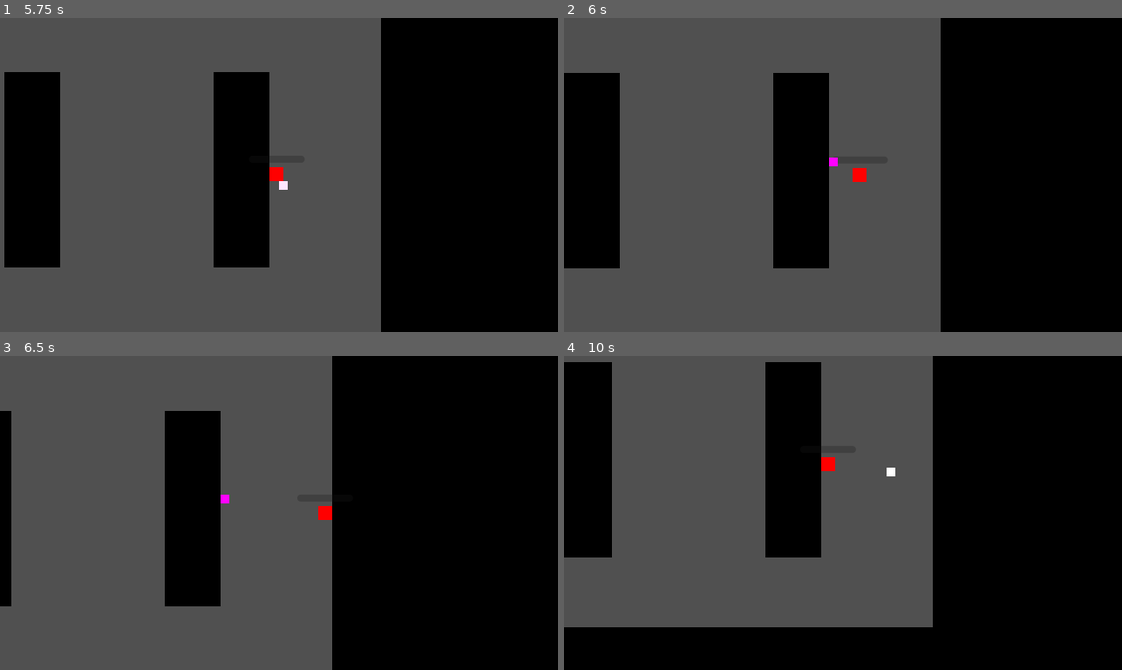
Above: before the commit, frames 1-4 (two rows, left to right).
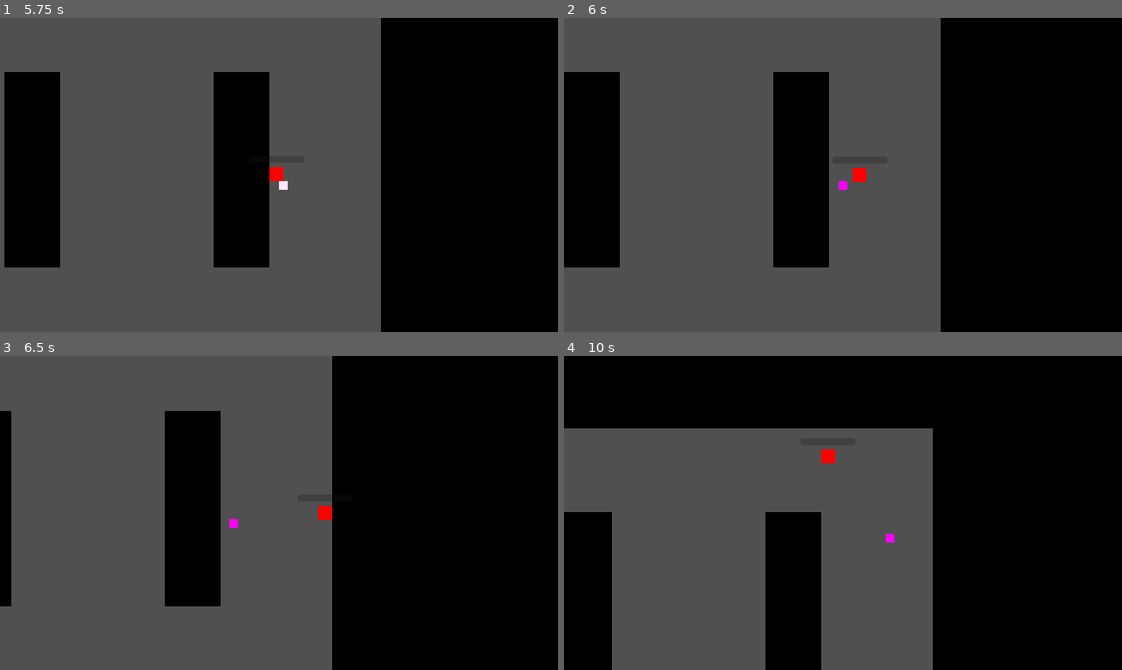
Above: after the commit, the same moments.

Repository: IanLum/square-game
Game: Godot game, scene res://src/main.tscn
The game is run twice, just before and just after one commit, with the same random seed, the same clock (stepped at 60 frames per second) and the same inputs.
Inputs (mouse positions are in pixels of both pictures, inside the frame that each line leads up to):
- Up to frame 1 (5.75 s): tap Enter at 0.5 s; move the mouse to (401, 159) at 0.52 s; press the mouse at (401, 159) at 0.53 s; hold D (right) 0.53-1.28 s; move the mouse to (167, 190) at 1.27 s; release the mouse at (167, 190) at 1.28 s; hold S (down) 1.28-2.03 s; click (167, 190) at 1.35 s; move the mouse to (334, 105) at 2.02 s; hold D (right) 2.03-2.78 s; hold Space (utility) 2.03-2.78 s; click (334, 105) at 2.3 s; move the mouse to (251, 237) at 2.77 s; hold W (up) 2.78-3.53 s; click (251, 237) at 2.85 s; move the mouse to (446, 222) at 3.52 s; press the mouse at (446, 222) at 3.53 s; hold A (left) 3.53-5.03 s; move the mouse to (111, 127) at 4.27 s; release the mouse at (111, 127) at 4.28 s; tap Space (utility) at 4.35 s; click (111, 127) at 4.55 s; move the mouse to (306, 175) at 5.02 s; press the mouse at (306, 175) at 5.03 s; hold S (down) from 5.03 s (still down)
- Up to frame 2 (6 s): tap Space (utility) at 5.75 s; move the mouse to (759, 96) at 5.77 s; release S (down) at 5.78 s; release the mouse at (759, 96) at 5.78 s; hold D (right) from 5.78 s (still down); click (759, 96) at 5.85 s
- Up to frame 3 (6.5 s): keep holding D (right)
- Up to frame 4 (10 s): move the mouse to (965, 497) at 6.52 s; release D (right) at 6.53 s; hold W (up) 6.53-7.28 s; hold Space (utility) 6.53-7.28 s; click (965, 497) at 6.8 s; move the mouse to (731, 528) at 7.27 s; hold D (right) 7.28-8.03 s; click (731, 528) at 7.35 s; move the mouse to (898, 443) at 8.02 s; press the mouse at (898, 443) at 8.03 s; hold S (down) 8.03-8.78 s; move the mouse to (815, 575) at 8.77 s; release the mouse at (815, 575) at 8.78 s; hold A (left) 8.78-9.53 s; tap Space (utility) at 8.85 s; click (815, 575) at 9.05 s; move the mouse to (1010, 560) at 9.52 s; press the mouse at (1010, 560) at 9.53 s; hold W (up) from 9.53 s (still down)

Frame 1 is identical in both runs. In frame 2, 0.2% of the frame differs, in the area x 0-51%, y 17-80%; in frame 3, less than 0.1%; in frame 4, 27%, in the area x 0-67%, y 0-100%.

Commit message:
turn attack box on and off

Diff:
--- a/src/enemies/dasher.gd
+++ b/src/enemies/dasher.gd
@@ -16,6 +16,7 @@
 	$ColorRect.color = Color.MAGENTA
 
 	var dir = to_local(player.global_position).normalized()
+	$AttackBox.set_deferred("monitoring", true)
 	velocity = dir * DASH_SPEED
 	dash_timer.start(Attack_Time.DURATION)
 	await dash_timer.timeout
@@ -24,6 +25,7 @@
 
 
 func endlag():
+	$AttackBox.set_deferred("monitoring", false)
 	velocity = Vector2.ZERO
 	await get_tree().create_timer(Attack_Time.ENDLAG).timeout
 	attacking = false
--- a/src/enemies/dasher.tscn
+++ b/src/enemies/dasher.tscn
@@ -47,6 +47,7 @@
 [node name="AttackBox" type="Area2D" parent="enemy"]
 collision_layer = 0
 collision_mask = 2
+monitoring = false
 
 [node name="CollisionShape2D" type="CollisionShape2D" parent="enemy/AttackBox"]
 shape = SubResource("RectangleShape2D_8i8wt")
